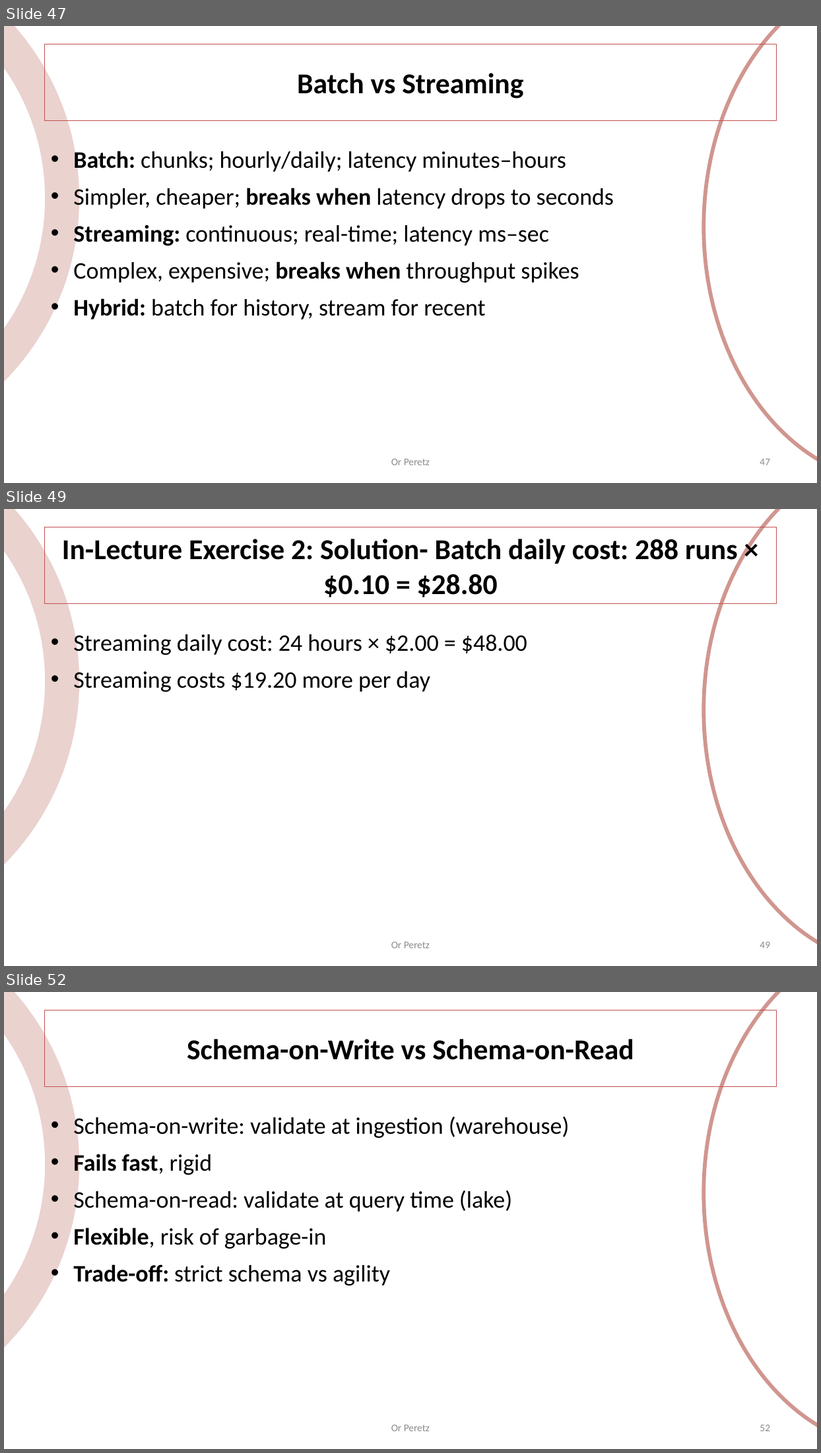
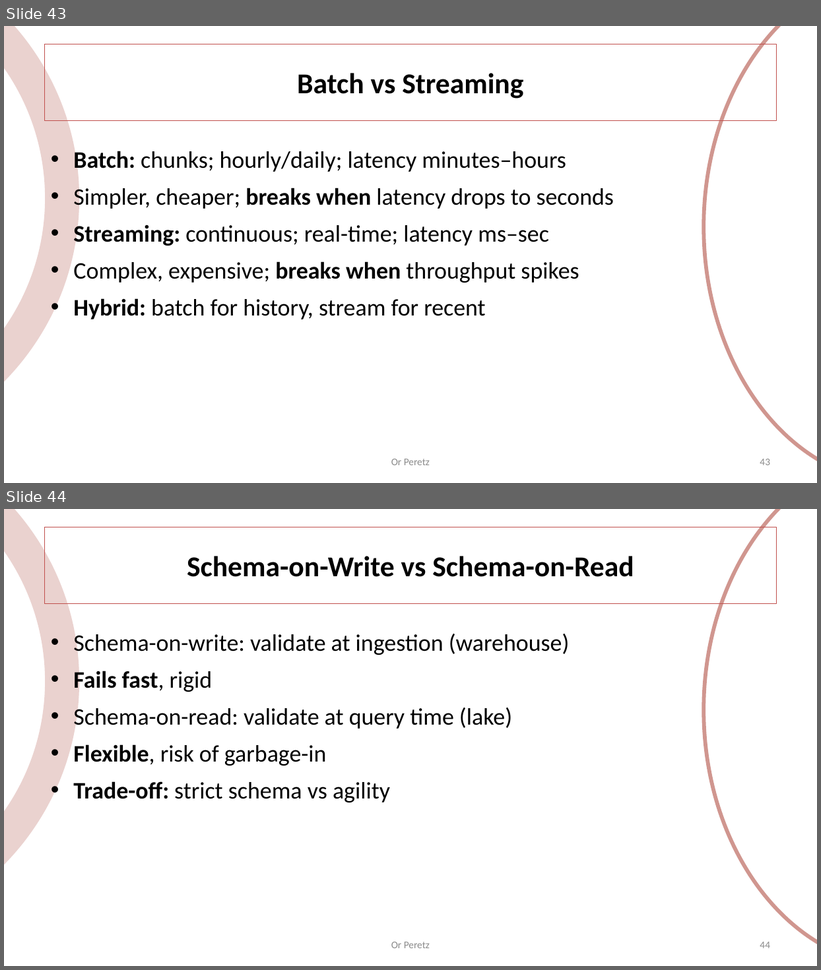
Before and after one commit to OrPerets/data-engineering-course, a slide deck: build/01-introduction.pptx. Shown one above the other, each under a label of ours: slides 47, 49 and 52 before the commit, slides 43 and 44 after it; the slides between them are not shown. The pictures are 821x1453 and 821x970 pixels, drawn with LibreOffice and Linux fonts; fonts in the diff are those of the drawing. Boxes give left, top, right and bottom in pixels: in the first picture for what was removed or moved away, otherwise in the second. Text is boxed around its words. In the diff, an @@ line names an element or a change of style, - is before the commit and + after.

```diff
--- a/build/01-introduction.pptx
+++ b/build/01-introduction.pptx
@@ slide 49 removed at (4, 509, 817, 966), background #FFFFFF; not listed: 2 template elements that a slide beside it also shows @@
@@ title removed at (45, 527, 777, 603) @@
-In-Lecture Exercise 2: Solution- Batch daily cost: 288 runs × $0.10 = $28.80
@@ text removed at (73, 631, 527, 694) @@
-• Streaming daily cost: 24 hours × $2.00 = $48.00
-• Streaming costs $19.20 more per day
@@ text removed at (391, 942, 430, 949) @@
-Or Peretz
@@ page number removed at (760, 942, 770, 949) @@
-49
@@ what was slide 47 is now slide 43 @@
@@ page number at (760, 459, 770, 466): text changed @@
-47
+43
@@ what was slide 52 is now slide 44 @@
@@ page number at (760, 942, 770, 949): text changed @@
-52
+44
```
Also in this commit, not shown: 12 slides changed, 11 other slides removed, 4 other files.
